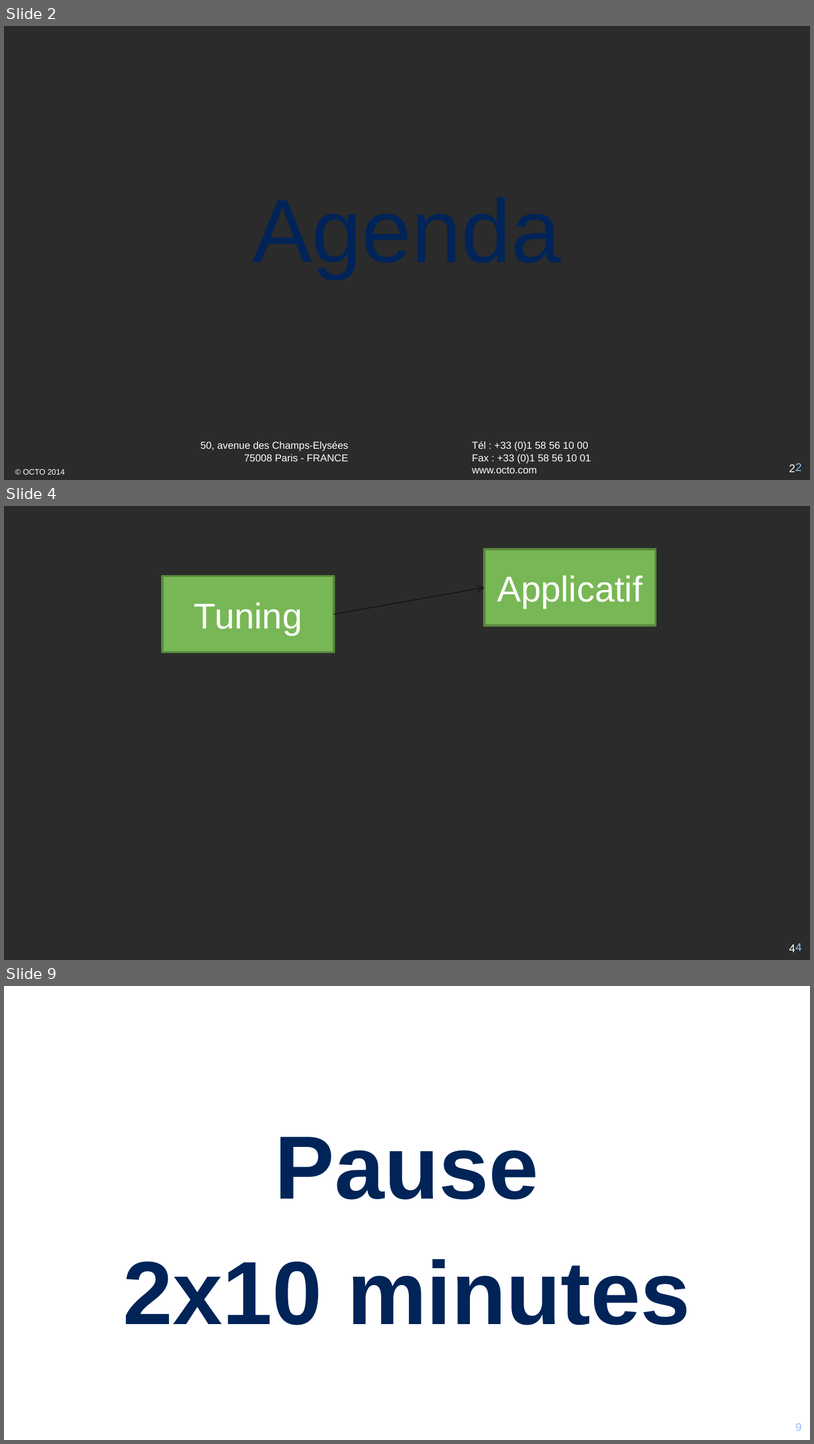
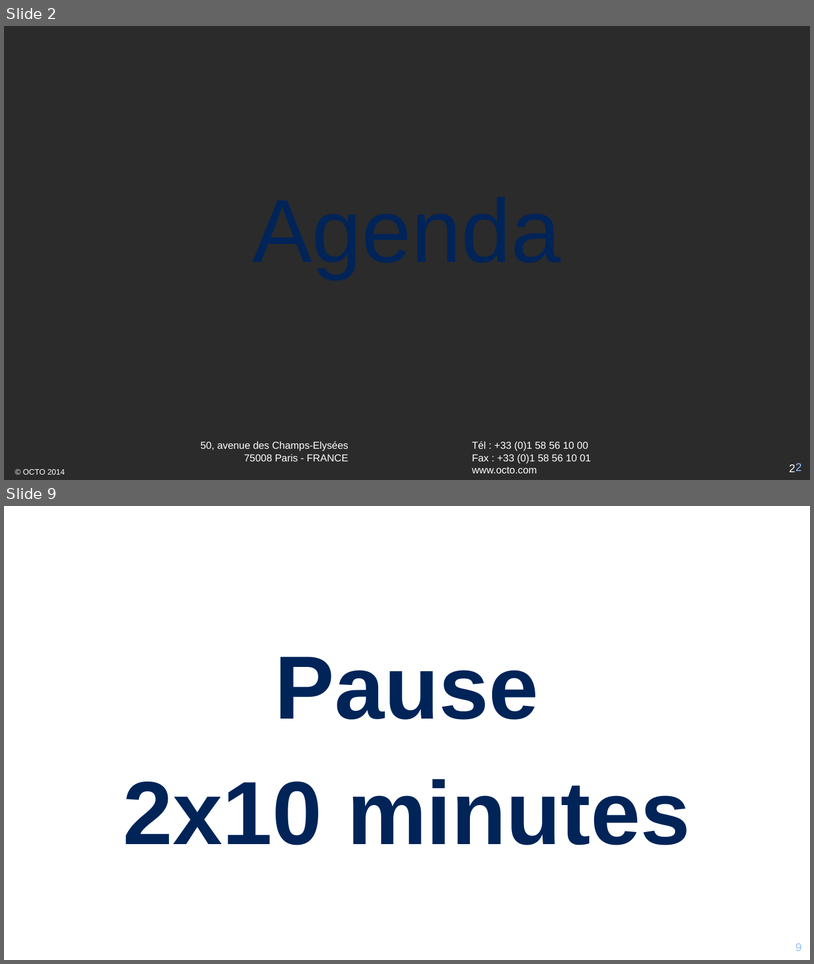
Before and after one commit to mikrob/perfuniversity, a slide deck: PerfUniversity.pptx. Shown one above the other, each under a label of ours: slides 2, 4 and 9 before the commit, slides 2 and 9 after it; the slides between them are not shown. The pictures are 814x1444 and 814x964 pixels, drawn with LibreOffice and Linux fonts; fonts in the diff are those of the drawing; background and template pictures are left out; a plain dark background stands for a picture behind light text. Boxes give left, top, right and bottom in pixels: in the first picture for what was removed or moved away, otherwise in the second. Text is boxed around its words. In the diff, an @@ line names an element or a change of style, - is before the commit and + after.

```diff
--- a/PerfUniversity.pptx
+++ b/PerfUniversity.pptx
@@ slide 4 removed at [4, 506, 810, 960], background picture (left out); not listed: 2 template elements that a slide beside it also shows @@
@@ rectangle removed at [485, 550, 656, 625] @@
-Applicatif
@@ rectangle removed at [163, 576, 335, 652] @@
-Tuning
@@ arrow removed from (334, 614) to (485, 588) @@
```
Also in this commit, not shown: 2 slides changed, 5 slides added, 4 other slides removed.
